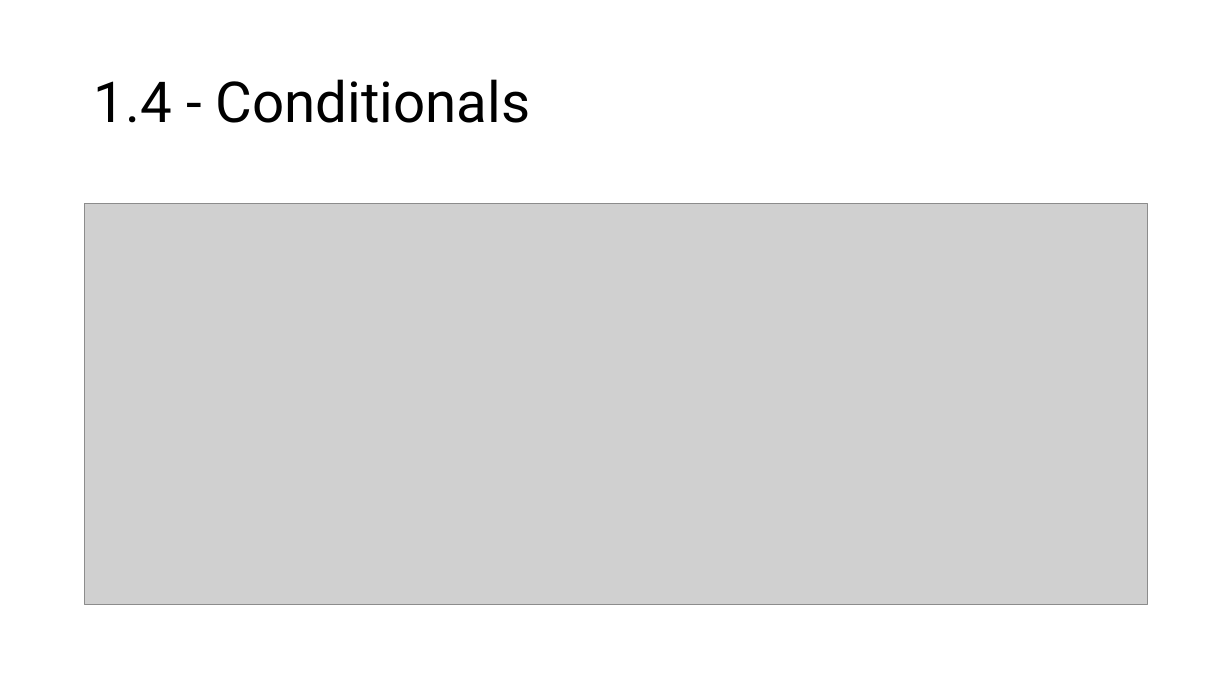
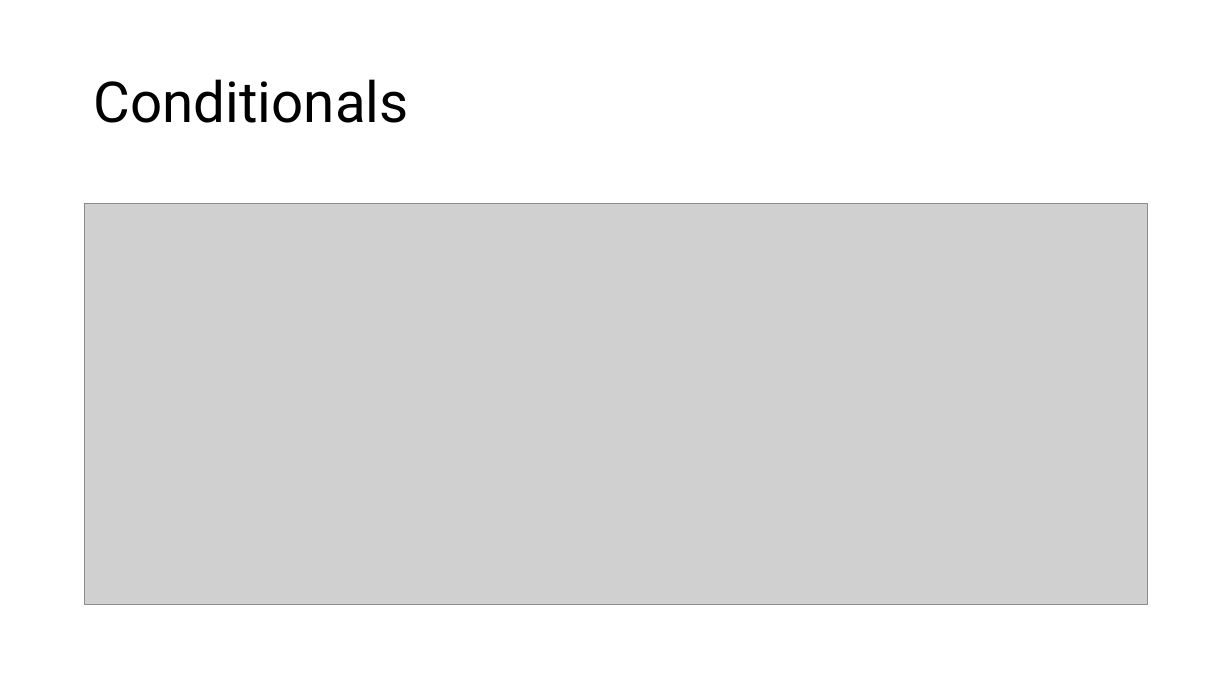
Before and after one commit to Pitt-IshiharaLab/CompBioHA_IntroProgramming2024, a slide deck: slide 17 of IntroProg_1+2.pptx. Drawn at 1232x693 pixels with LibreOffice and Linux fonts; fonts in the diff are those of the drawing; grey boxes stand for pictures. Boxes give left, top, right and bottom in pixels: in the first picture for what was removed or moved away, otherwise in the second. Text is boxed around its words. In the diff, an @@ line names an element or a change of style, - is before the commit and + after.

```diff
--- a/IntroProg_1+2.pptx
+++ b/IntroProg_1+2.pptx
@@ title at (94,79,409,123): text changed @@
-1.4 - Conditionals
+Conditionals
```
Also in this commit, not shown: 6 other slides changed, 1 slide added, 2 slides removed, 4 other files.
